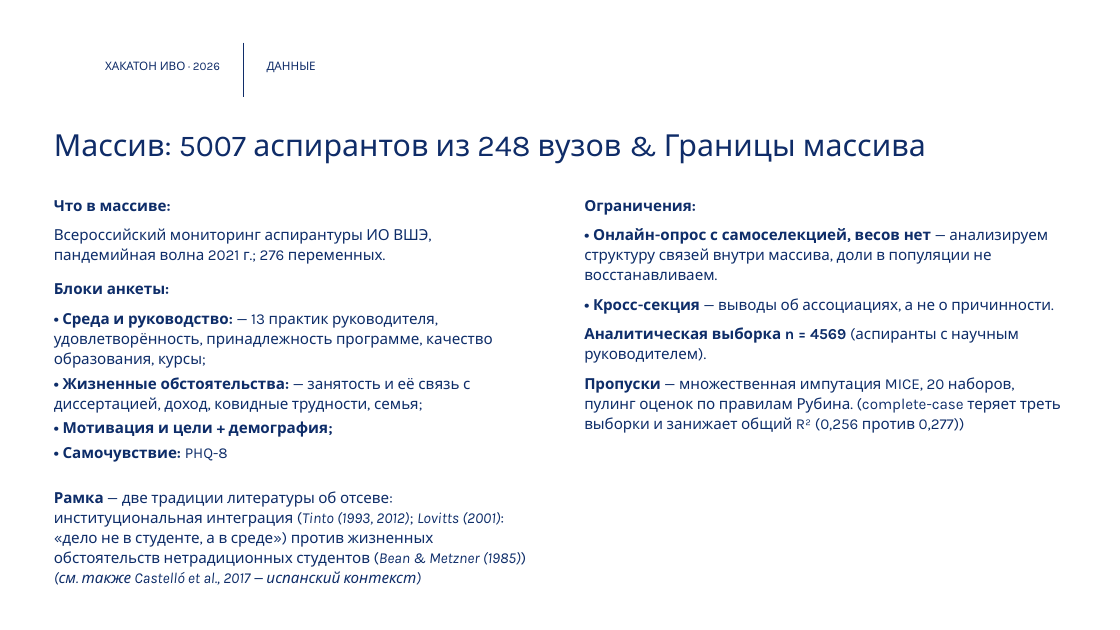
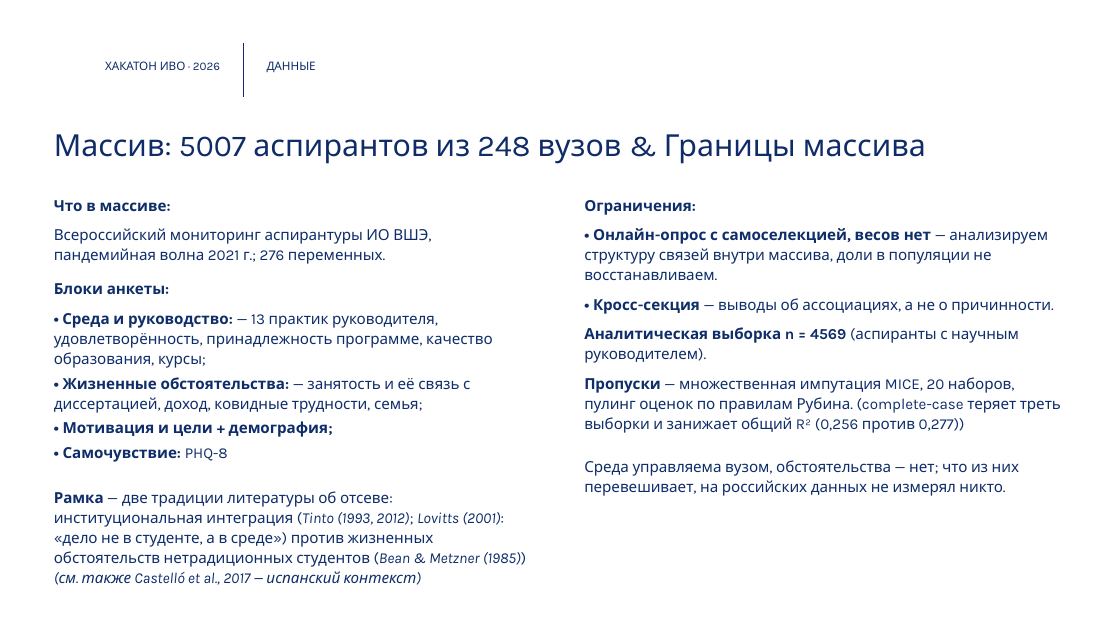
Before and after one commit to TheBladeOfMiquella/aspirants-dropout-intention, a slide deck: slide 2 of presentation/pitch_hse_ivo_2026.pptx. Drawn at 1120x630 pixels with LibreOffice and Linux fonts; fonts in the diff are those of the drawing; background and template pictures are left out. Boxes give left, top, right and bottom in pixels: in the first picture for what was removed or moved away, otherwise in the second. Text is boxed around its words. In the diff, an @@ line names an element or a change of style, - is before the commit and + after.

```diff
--- a/presentation/pitch_hse_ivo_2026.pptx
+++ b/presentation/pitch_hse_ivo_2026.pptx
@@ text at <box>584,460,1019,496</box>: paragraph added @@
+Среда управляема вузом, обстоятельства — нет; что из них перевешивает, на российских данных не измерял никто.
```
Also in this commit, not shown: 4 other slides changed, 12 other files.
